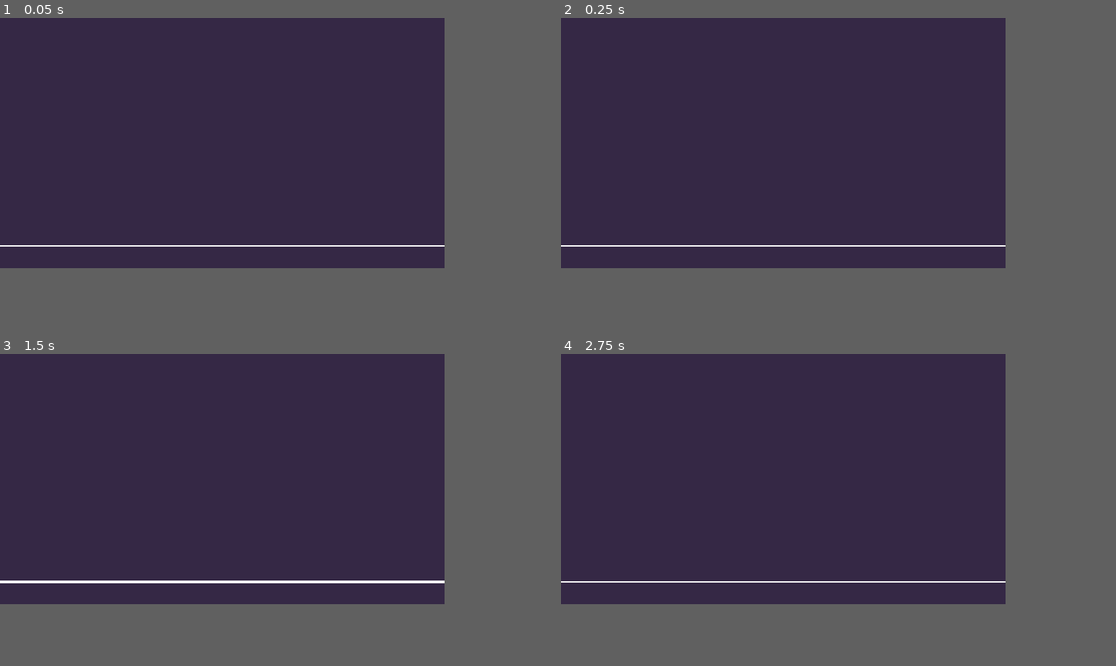
Above: before the commit, frames 1-4 (two rows, left to right).
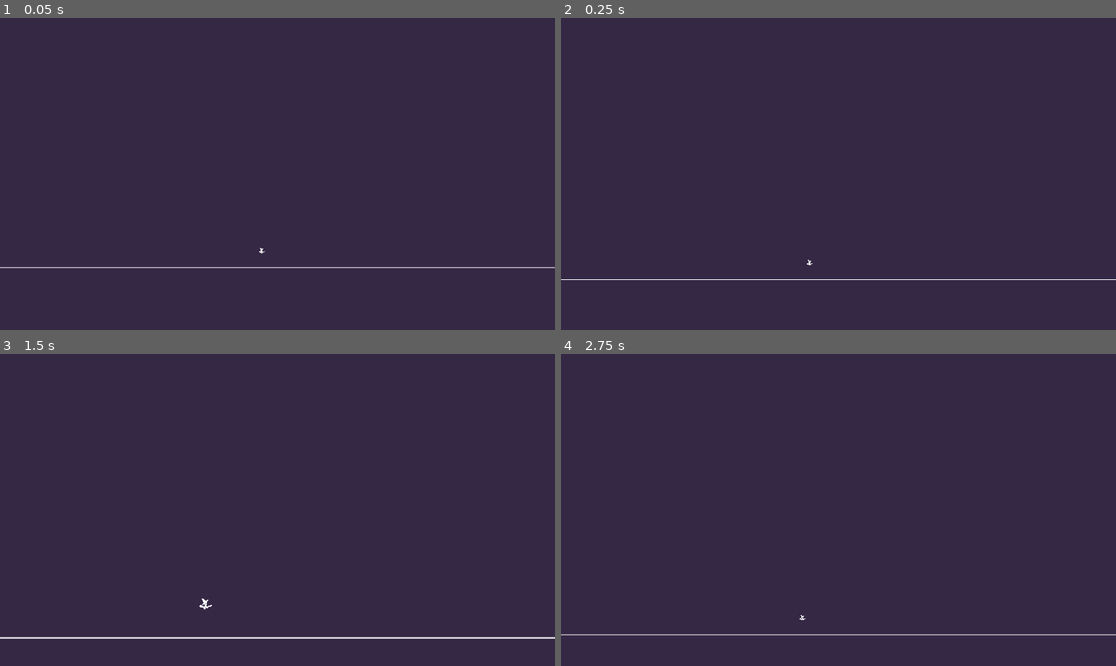
Above: after the commit, the same moments.

Repository: nicokumike/MajoKara
Game: Godot game, scene res://main.tscn
The game is run twice, just before and just after one commit, with the same random seed, the same clock (stepped at 60 frames per second) and the same inputs. Before the commit the project has no main scene; this scene is started directly in both runs.
Inputs (mouse positions are in pixels of both pictures, inside the frame that each line leads up to):
- Up to frame 1 (0.05 s): no input
- Up to frame 2 (0.25 s): no input
- Up to frame 3 (1.5 s): tap Enter at 0.5 s; move the mouse to (321, 466) at 0.52 s; hold Right mouse button (right_click) 0.53-1.25 s; click (321, 466) at 0.67 s; tap Mouse wheel up (zoom_in) at 0.8 s; drag from (133, 491) to (199, 528) at 1.27 s
- Up to frame 4 (2.75 s): tap Space at 2 s; move the mouse to (827, 422) at 2.02 s; hold Right mouse button (right_click) from 2.03 s (still down); tap Mouse wheel down (zoom_out) at 2.1 s; click (827, 422) at 2.17 s
The window is 640x360 before the commit and 799x449 after it. Grey fills any space a smaller window leaves; there, only what the larger window draws over its background counts as a difference.

The runs differ from the first frame. In frame 1, 0.8% of the frame differs, in the area x 0-100%, y 72-81%; in frame 2, 0.6%; in frame 3, 1.4%, in the area x 0-100%, y 72-92%; in frame 4, 0.8%.

Commit message:
Camera improvements (maybe)

Diff:
--- a/Entities/Environment/ground.tscn
+++ b/Entities/Environment/ground.tscn
@@ -17,6 +17,5 @@
 autowrap_mode = 3
 
 [node name="Line2D" type="Line2D" parent="."]
-position = Vector2(88, 328)
 points = PackedVector2Array(-5000, 0, 5000, 0)
 width = 2.0
--- /dev/null
+++ b/Entities/Ojamajos/ojamajo.gd
@@ -0,0 +1,16 @@
+extends Node2D
+class_name Ojamajo
+
+signal action_done
+
+func _ready():
+	pass
+
+func _process(delta):
+	pass
+
+func perform_action():
+	pass
+
+func idle():
+	pass
--- /dev/null
+++ b/Entities/Ojamajos/ojamajo.tscn
@@ -0,0 +1,20 @@
+[gd_scene load_steps=4 format=3 uid="uid://b0y64d8gapnei"]
+
+[ext_resource type="Script" uid="uid://d2chctnef3etr" path="res://Entities/Ojamajos/ojamajo.gd" id="1_2wq28"]
+[ext_resource type="Texture2D" uid="uid://brxwmhx0my20x" path="res://GameIcon.png" id="2_a7tre"]
+
+[sub_resource type="RectangleShape2D" id="RectangleShape2D_nx4px"]
+size = Vector2(84, 76)
+
+[node name="Ojamajo" type="CharacterBody2D" groups=["ojamajo"]]
+scale = Vector2(0.25, 0.25)
+script = ExtResource("1_2wq28")
+
+[node name="GameIcon" type="Sprite2D" parent="."]
+texture = ExtResource("2_a7tre")
+
+[node name="Hitbox" type="Area2D" parent="."]
+
+[node name="CollisionShape2D" type="CollisionShape2D" parent="Hitbox"]
+position = Vector2(2, 2)
+shape = SubResource("RectangleShape2D_nx4px")
--- a/UI/camera_base.gd
+++ b/UI/camera_base.gd
@@ -1,41 +1,56 @@
 extends Camera2D
 
-@onready var camera_base = $"."
+#@onready var camera_base = $"."
 var zoom_factor = 1
 var dragging = false
-var last_mouse_x = 0.0
+#var last_mouse_x = 0.0
+
+#Size of window, default setting: 1920x1080.
+@onready var window_size : Vector2 = get_viewport().get_visible_rect().size
+#Offset to add to the camera in case of resizing.
+@onready var window_offset : Vector2 = Vector2(0,0)
 
 func _unhandled_input(event):
 	if event is InputEventMouseButton:
 		if event.button_index == MOUSE_BUTTON_RIGHT:
 			dragging = event.pressed
-			last_mouse_x = event.position.x
+			#last_mouse_x = event.position.x
 
 	if event is InputEventMouseMotion and dragging:
 		var mouse_delta_x = event.relative.x
-		camera_base.global_position.x -= mouse_delta_x * (1.0 / zoom_factor)
+		global_position.x -= mouse_delta_x * (1.0 / zoom_factor)
+
+func _ready():
+	position = window_size / 2
+	offset = window_offset
+	pass
 
 func _process(_delta):
-	camera_base.zoom = Vector2(zoom_factor, zoom_factor)
-	if zoom_factor == 1:
-		camera_base.offset = Vector2(0.0, 0.0)
-	elif zoom_factor == 2:
-		camera_base.offset = Vector2(0.0, 74.0)
-	elif zoom_factor == 4:
-		camera_base.offset = Vector2(0.0, 111.0)
-	#if(Input.is_action_just_pressed("right_click")):
-		#print("pressed")
-	#if(Input.is_action_pressed("right_click")):
-		#print("held down")
-	#if(Input.is_action_just_released("right_click")):
-		#print("released")
+	#Get correct camera position and offset based on window size, in case of resizing
+	if get_viewport().get_visible_rect().size != window_size:
+		window_offset.y += window_size.y - get_viewport().get_visible_rect().size.y
+		window_size = get_viewport().get_visible_rect().size
+		position = window_size / 2
+		offset = window_offset
+
+	#Zoom camera
+	zoom = Vector2(zoom_factor, zoom_factor)
+
+	#Offset the camera to maintain relative position
+	match zoom_factor:
+		1:
+			offset = window_offset
+		2:
+			#camera_base.offset = Vector2(0.0, 74.0)
+			offset = window_offset + Vector2(0.0, (window_size.y / 4 - window_size.y / 10) * 1.3)
+		4:
+			#camera_base.offset = Vector2(0.0, 111.0)
+			offset = window_offset + Vector2(0.0, (window_size.y * 3/8 - window_size.y / 10) * 1.1)
+
+	#Change current camera zoom
 	if(Input.is_action_just_pressed("zoom_in")):
-		if zoom_factor == 4:
-			pass
-		else:
+		if zoom_factor != 4:
 			zoom_factor = zoom_factor * 2
 	if(Input.is_action_just_pressed("zoom_out")):
-		if zoom_factor == 1:
-			pass
-		else:
+		if zoom_factor != 1:
 			zoom_factor = zoom_factor / 2
--- a/main.tscn
+++ b/main.tscn
@@ -9,6 +9,7 @@
 [ext_resource type="Shader" uid="uid://ceuu8pdqrimu1" path="res://wobbly.gdshader" id="7_kek77"]
 [ext_resource type="Texture2D" uid="uid://n6dsu6txug45" path="res://Assets/Entities/Environment/WiggleBox.png" id="8_4c57u"]
 [ext_resource type="Texture2D" uid="uid://cf202cmmh7eep" path="res://Assets/Entities/Buildings/WitchesHouse1.png" id="9_efxa6"]
+[ext_resource type="PackedScene" uid="uid://b0y64d8gapnei" path="res://Entities/Ojamajos/ojamajo.tscn" id="10_4c57u"]
 
 [sub_resource type="Animation" id="Animation_272bh"]
 resource_name = "Cutscene1"
@@ -409,9 +410,13 @@
 [node name="Main" type="Node2D"]
 
 [node name="Ground" parent="." instance=ExtResource("1_lquwl")]
+position = Vector2(288, 972)
 
 [node name="CameraBase" parent="." instance=ExtResource("2_7mycd")]
-position = Vector2(320, 180)
+position = Vector2(859, 806)
+zoom = Vector2(4, 4)
+limit_bottom = 1188
+position_smoothing_enabled = true
 
 [node name="CanvasLayer" type="CanvasLayer" parent="."]
 
@@ -471,3 +476,6 @@
 [node name="WitchesHouse1" type="Sprite2D" parent="Cutscenes"]
 position = Vector2(206, 295)
 texture = ExtResource("9_efxa6")
+
+[node name="Ojamajo" parent="." instance=ExtResource("10_4c57u")]
+position = Vector2(835, 913)
--- a/project.godot
+++ b/project.godot
@@ -11,13 +11,20 @@
 [application]
 
 config/name="MajoKara"
+run/main_scene="uid://coals5d42dy5e"
 config/features=PackedStringArray("4.4", "GL Compatibility")
 config/icon="uid://brxwmhx0my20x"
 
 [display]
 
 window/size/viewport_width=640
-window/size/viewport_height=360
+window/size/viewport_height=320
+window/size/window_width_override=1920
+window/size/window_height_override=1080
+
+[global_group]
+
+ojamajo=""
 
 [input]
 
@@ -37,6 +44,10 @@
 ]
 }
 
+[layer_names]
+
+2d_physics/layer_1="Ojamajo"
+
 [rendering]
 
 textures/canvas_textures/default_texture_filter=0
Not shown, added: Entities/Ojamajos/ojamajo.gd.uid
Not shown: 1 places in main.tscn that only renumber resources
